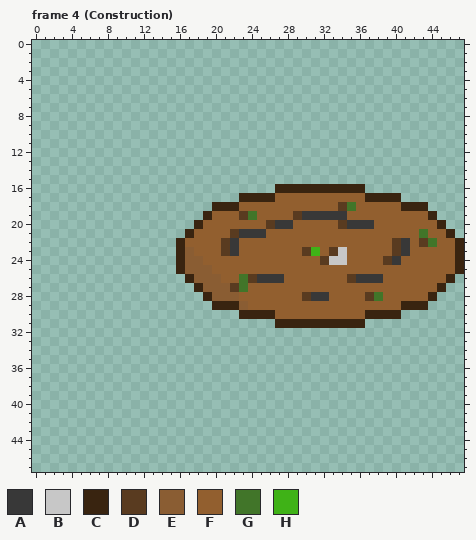
Pixel-art file, stored at Assets/Sprites/Towers/Twig Branch/Twig Shooter.aseprite. Above is the file before it was changed.
64x64 pixels, 15 frames. Colours within 5 levels of each other are drawn and written as one. Shown: frame 4 (Construction). The old version is drawn lined up with the new one, on the new canvas. The commit also changed other frames, which this record leaves out.
Visible layers, top first: "Shadow", "Tower", "Background".
Palette (. is transparent): A #383838  B #c7c7c7  C #392410  D #593b20  E #8a5d33  F #925f2f  G #417529  H #3fb217
Pixels before, frame 4 (Construction), first column x 16:
16 ...........CCCCCCCCCC...........
17 .......CCCCFFFFFFFFFFCCCC.......
18 ....CCCFFFFFFFFFFFDGFFFFFCCC....
19 ...CFFFDGFFFFDAAAAAFFFFFFFFFC...
20 ..CFFFFFFFDAAFFFFFDAAAFFFFFFFC..
21 .CFFFFDAAAFFFFFFFFFFFFFFFFFGFFC.
22 CFFFFDAFFFFFFFFFFFFFFFFFDAFDGFFC
23 CEFFFDAFFFFFFFDHFDBFFFFFDAFFFFFC
24 CEEFFFFFFFFFFFFFDBBFFFFDAFFFFFFC
25 CEEEFFFFFFFFFFFFFFFFFFFFFFFFFFFC
26 .CEEEFFGDAAAFFFFFFFDAAAFFFFFFFC.
27 ..CEEEDGFFFFFFFFFFFFFFFFFFFFFC..
28 ...CEEEFFFFFFFDAAFFFFDGFFFFFC...
29 ....CCCEFFFFFFFFFFFFFFFFFCCC....
30 .......CCCCFFFFFFFFFFCCCC.......
31 ...........CCCCCCCCCC...........
The result:
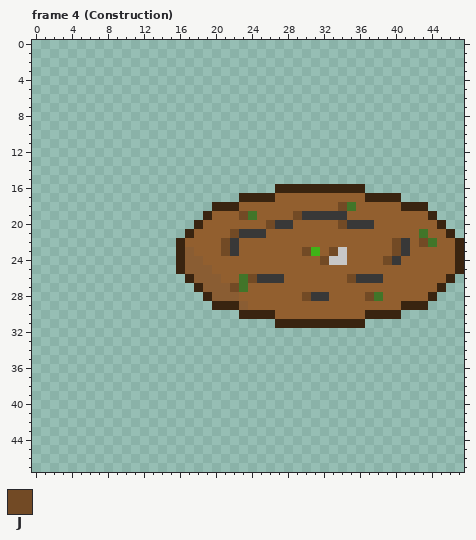
Colours new in this view: J #724a25
The author wrote: Applied new shadow methods for Twig like towers #459
The edit:
canvas 64x64 -> 48x48, the old top-left corner now at -16,0 (the part of the old canvas that was cut away was empty and is not shown)
Frame 4 (Construction):
y 18: x 34 D -> J
y 19: x 23 D -> J; x 29 D -> J
y 20: x 26 D -> J; x 34 D -> J
y 21: x 22 D -> J
y 22: x 21 D -> J; x 40 D -> J; x 43 D -> J
y 23: x 21 D -> J; x 30 D -> J; x 33 D -> J; x 40 D -> J
y 24: x 32 D -> J; x 39 D -> J
y 26: x 24 D -> J; x 35 D -> J
y 27: x 22 D -> J
y 28: x 30 D -> J; x 37 D -> J
Boxes around the changes in both pictures, in picture pixels (x1, y1, x2, y2):
changed: (221, 202, 428, 301)
